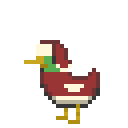
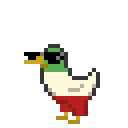
The second 128x128 image is a revision of the first. Changes to its layers:
added layer "sunglasses_1" above "coat_2" over [24,52,92,116]
hid "coat_1" over [36,40,100,96]
hid "duk_2.png" over [24,44,100,116]
showed "duk_1.png" over [24,44,100,116]
